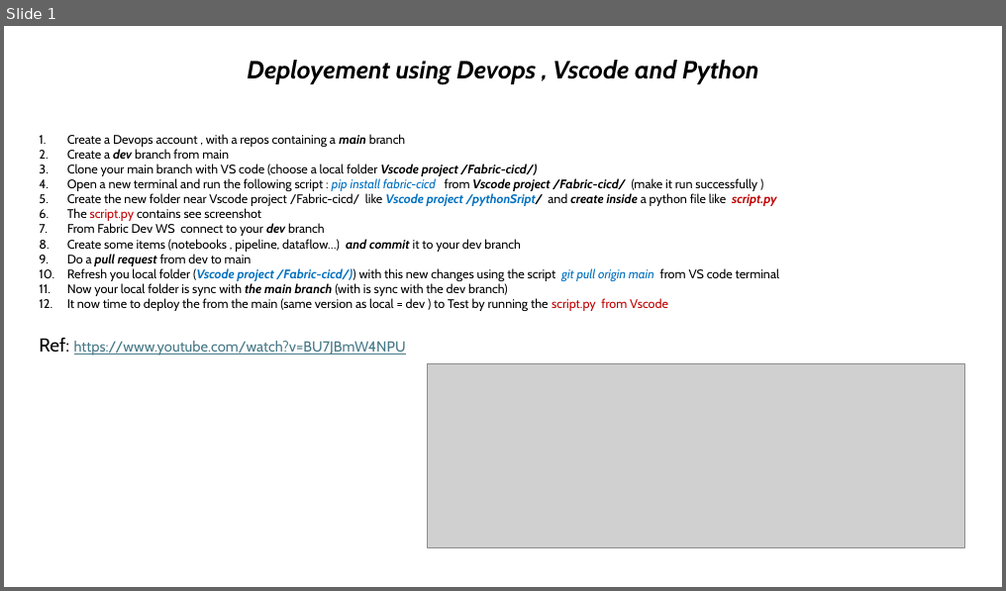
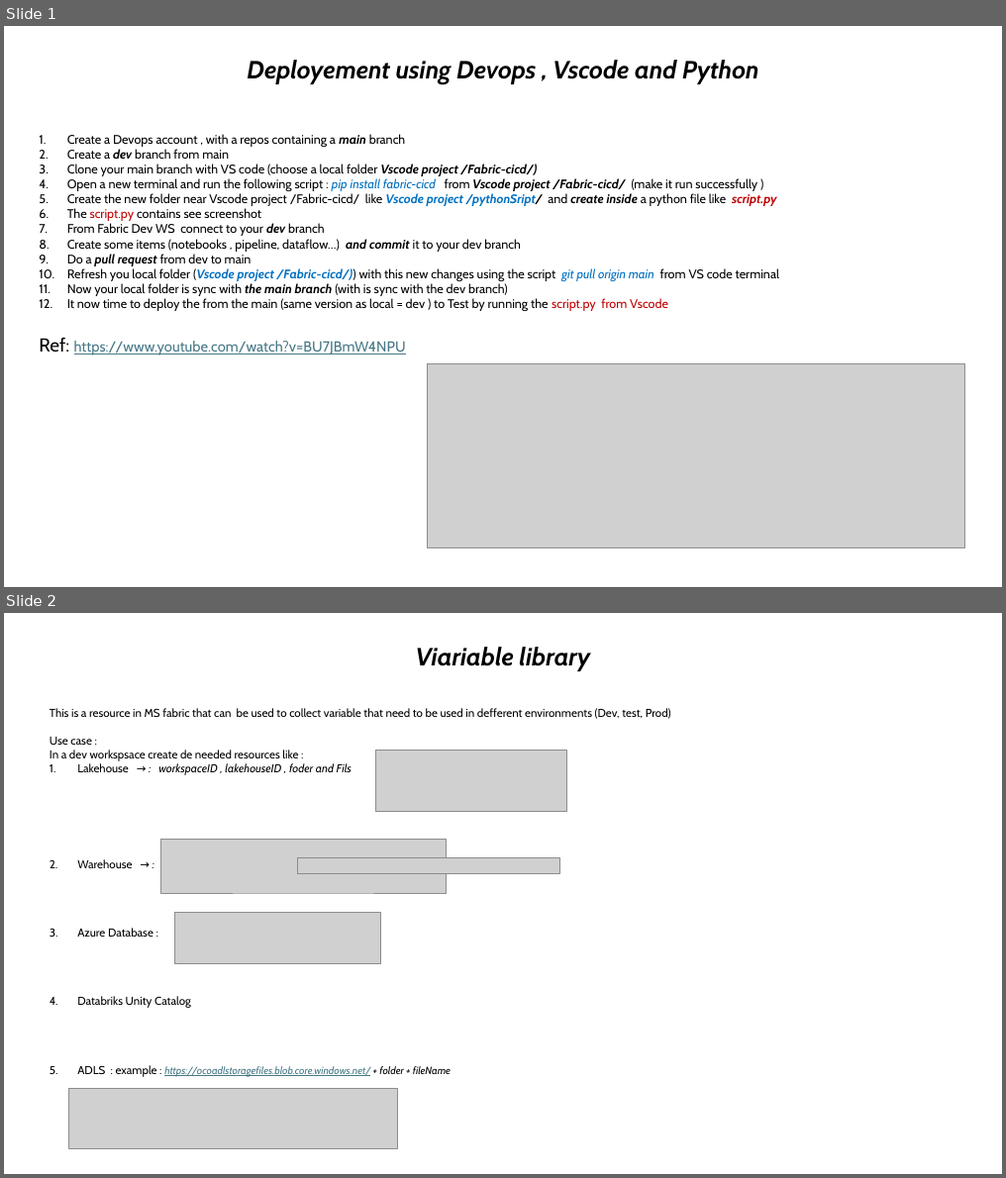
Before and after one commit to Coulio01/Documents, a slide deck: MS Fabric/Deployment_Git_VScode_Python.pptx. Shown one above the other, each under a label of ours: slide 1 before the commit, slides 1 and 2 after it. The pictures are 1006x591 and 1006x1178 pixels, drawn with LibreOffice and Linux fonts; fonts in the diff are those of the drawing; grey boxes stand for pictures. Boxes give left, top, right and bottom in pixels: in the first picture for what was removed or moved away, otherwise in the second. Text is boxed around its words. In the diff, an @@ line names an element or a change of style, - is before the commit and + after.

```diff
--- a/MS Fabric/Deployment_Git_VScode_Python.pptx
+++ b/MS Fabric/Deployment_Git_VScode_Python.pptx
@@ slide 2 added at (4,613,1002,1174), background #FFFFFF @@
@@ title added at (416,647,590,671), 24 pt, text #000000, bold, italic @@
+Viariable library
@@ text added at (50,708,671,1077), 11 pt, text #000000 @@
+This is a resource in MS fabric that can be used to collect variable that need to be used in defferent environments (Dev, test, Prod)
+Use case :
+In a dev workspsace create de needed resources like :
+1. Lakehouse → : workspaceID , lakehouseID , foder and Fils
+2. Warehouse → :
+3. Azure Database :
+4. Databriks Unity Catalog
+5. ADLS : example : https://ocoadlstoragefiles.blob.core.windows.net/ + folder + fileName
@@ picture added at (376,750,566,811) @@
@@ picture added at (161,839,447,894) @@
@@ picture added at (297,858,560,874) @@
@@ picture added at (175,913,381,964) @@
@@ picture added at (69,1088,398,1149) @@
```
Also in this commit, not shown: 4 other files.
